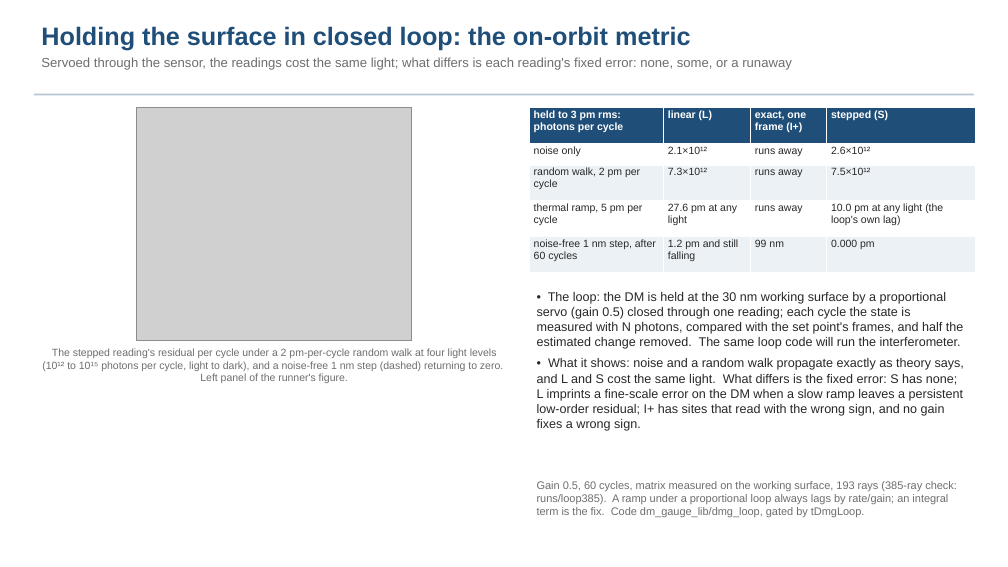
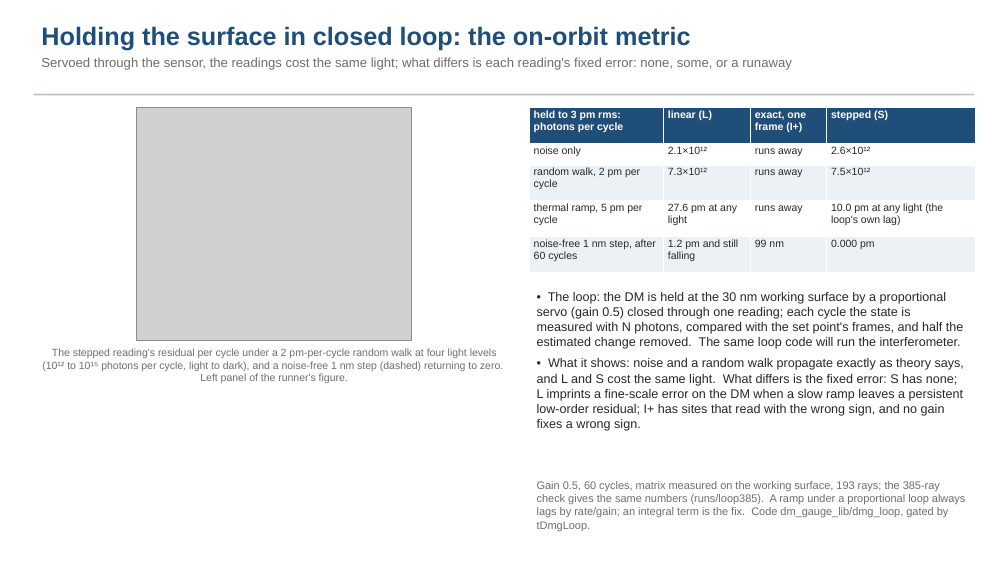
Before and after one commit to nasa-jpl/macos, a slide deck: slide 14 of demo_session/deck_zwfs.pptx. Drawn at 1008x567 pixels with LibreOffice and Linux fonts; fonts in the diff are those of the drawing; grey boxes stand for pictures. Boxes give left, top, right and bottom in pixels: in the first picture for what was removed or moved away, otherwise in the second. Text is boxed around its words. In the diff, an @@ line names an element or a change of style, - is before the commit and + after.

```diff
--- a/demo_session/deck_zwfs.pptx
+++ b/demo_session/deck_zwfs.pptx
@@ text at <box>537,481,965,531</box>: text changed @@
-Gain 0.5, 60 cycles, matrix measured on the working surface, 193 rays (385-ray check: runs/loop385). A ramp under a proportional loop always lags by rate/gain; an integral term is the fix. Code dm_gauge_lib/dmg_loop, gated by tDmgLoop.
+Gain 0.5, 60 cycles, matrix measured on the working surface, 193 rays; the 385-ray check gives the same numbers (runs/loop385). A ramp under a proportional loop always lags by rate/gain; an integral term is the fix. Code dm_gauge_lib/dmg_loop, gated by tDmgLoop.
```
Also in this commit, not shown: 2 other files.
